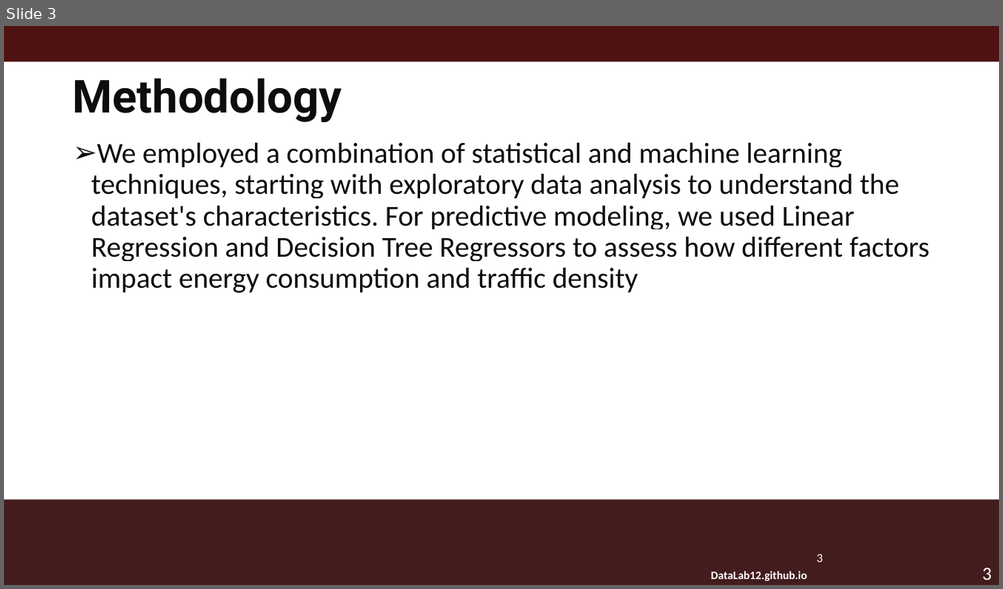
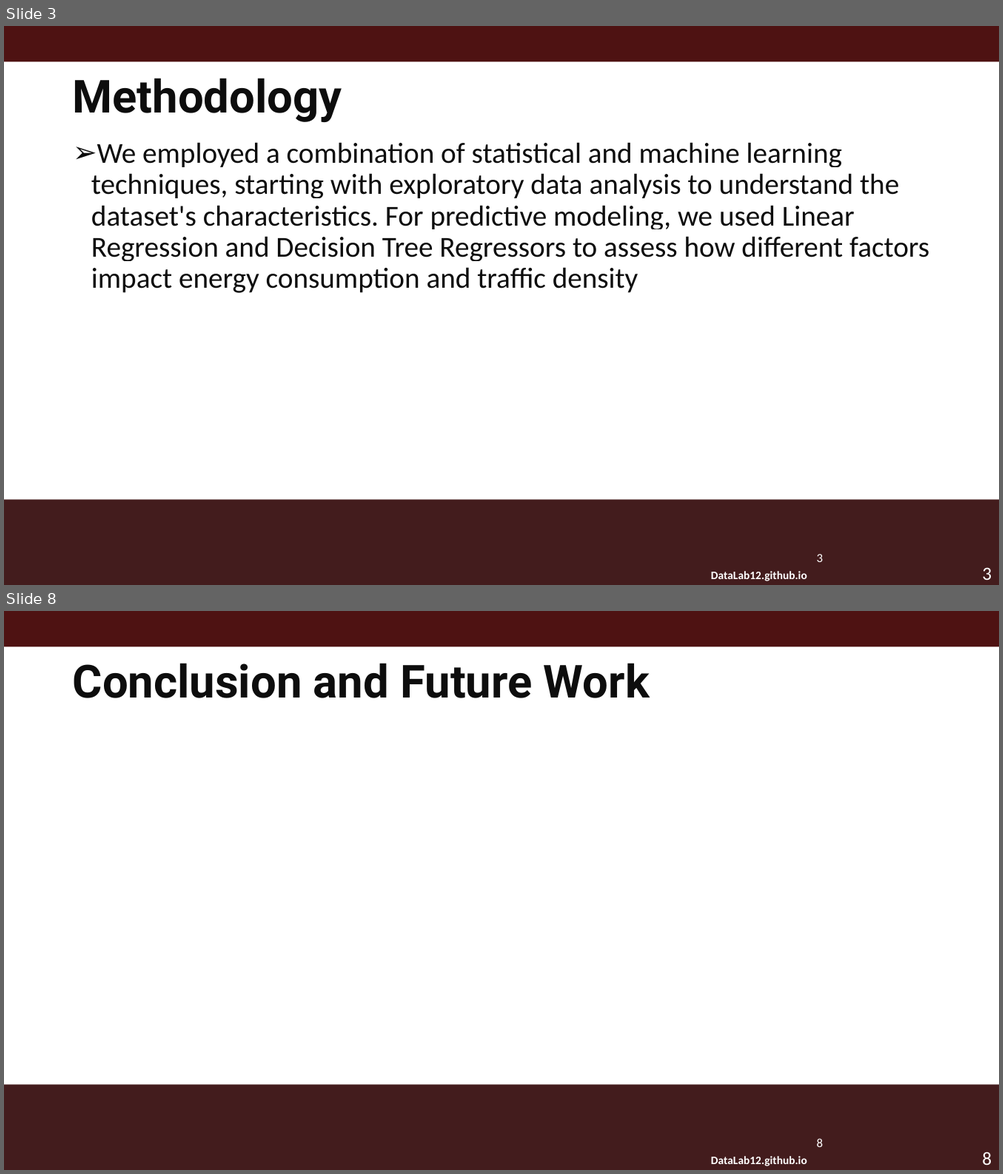
Before and after one commit to zoe-becker/ML-Traffic-Analysis, a slide deck: DataLabMacro.pptm. Shown one above the other, each under a label of ours: slide 3 before the commit, slides 3 and 8 after it; the slides between them are not shown. The pictures are 1003x589 and 1003x1174 pixels, drawn with LibreOffice and Linux fonts; fonts in the diff are those of the drawing; background and template pictures are left out. Boxes give left, top, right and bottom in pixels: in the first picture for what was removed or moved away, otherwise in the second. Text is boxed around its words. In the diff, an @@ line names an element or a change of style, - is before the commit and + after.

```diff
--- a/DataLabMacro.pptm
+++ b/DataLabMacro.pptm
@@ slide 8 added at [4,611,999,1170], background #FFFFFF; not listed: 5 template elements that a slide beside it also shows @@
@@ title added at [73,663,649,698], 44 pt, text #0D0D0D, bold @@
+Conclusion and Future Work
```
Also in this commit, not shown: 1 slide changed, 4 other slides added, 6 slides removed.
